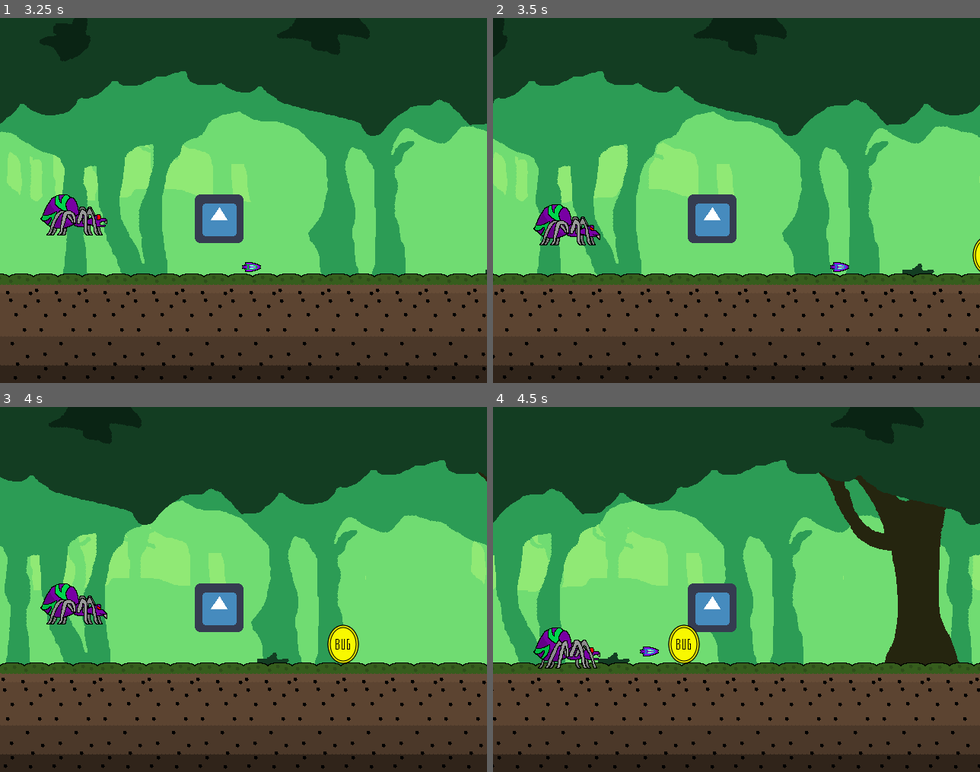
Above: before the commit, frames 1-4 (two rows, left to right).
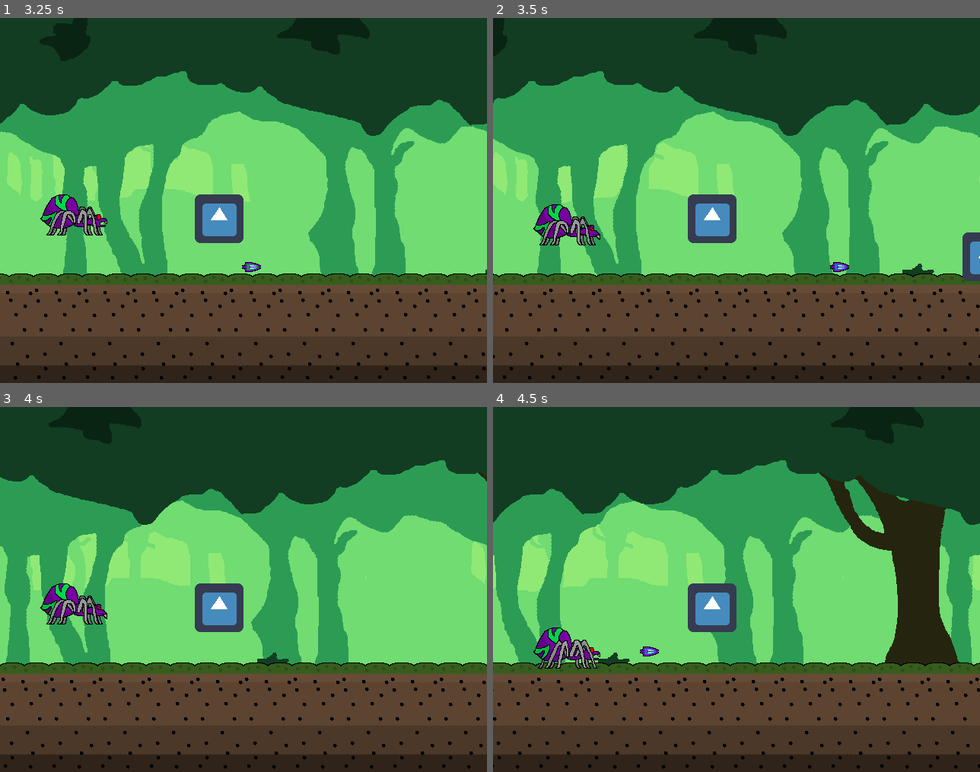
Above: after the commit, the same moments.

Repository: Gravedigger7789/spider-scramble
Game: Godot game, scene res://src/Level/Sandbox1.tscn
Two runs of this game, one before a commit and one after it. Both use one fixed random seed, a clock stepped at 60 frames per second and the inputs below. This scene is started directly instead of the project's main scene. The engine's default icon, where the game draws it, is replaced by a stand-in: a white triangle on a blue panel in a dark square.
Inputs:
- Up to frame 1 (3.25 s): tap Up (jump) at 0.6, 0.77, 1.07, 1.52, 1.55, 1.82, 2.1, 3.02, 3.05 s; tap Z (attack) at 1.35, 2.85 s
- Up to frame 2 (3.5 s): tap Up (jump) at 3.32 s
- Up to frame 3 (4 s): tap Up (jump) at 3.6, 3.77 s
- Up to frame 4 (4.5 s): tap Up (jump) at 4.07 s; tap Z (attack) at 4.35 s

Frame 1 is identical in both runs. In frame 2, 0.5% of the frame differs, in the area x 96-100%, y 58-73%; in frame 3, 0.6%; in frame 4, 0.6%, in the area x 35-43%, y 59-71%.

Commit message:
Added birb

Diff:
--- /dev/null
+++ b/src/Actors/Birb.gd
@@ -0,0 +1,45 @@
+extends KinematicBody2D
+
+const JUMP_SPEED := 550.0
+const TERMINAL_VELOCITY := 550.0
+const MAX_HEALTH := 3
+
+export var velocity := Vector2(-400, 0)
+export(float, 0, 30) var min_jump_time := 0.5
+export(float, 0, 30) var max_jump_time := 1.5
+
+onready var gravity: int = ProjectSettings.get_setting("physics/2d/default_gravity")
+onready var jump_timer: Timer = $JumpTimer
+onready var sprite: Sprite = $Sprite
+onready var size := Vector2(sprite.texture.get_width(), sprite.texture.get_height())
+
+func _ready() -> void:
+	randomize()
+	randomize_jump_time()
+
+
+func randomize_jump_time() -> void:
+	var random_jump_time := rand_range(min_jump_time, max_jump_time)
+	jump_timer.start(random_jump_time)
+
+
+func jump() -> void:
+	if is_on_floor():
+		velocity.y = -JUMP_SPEED
+
+
+func _physics_process(delta: float) -> void:
+	velocity.y += gravity * delta
+	velocity.y = min(TERMINAL_VELOCITY, velocity.y)
+	velocity = move_and_slide(velocity, Vector2.UP)
+
+
+func _on_JumpTimer_timeout() -> void:
+	jump()
+	randomize_jump_time()
+
+
+func _on_Area2D_body_entered(body):
+	if body is Player:
+		queue_free()
+		body.take_damage()
--- /dev/null
+++ b/src/Actors/Birb.tscn
@@ -0,0 +1,37 @@
+[gd_scene load_steps=5 format=2]
+
+[ext_resource path="res://icon.png" type="Texture" id=1]
+[ext_resource path="res://src/Actors/Birb.gd" type="Script" id=2]
+
+[sub_resource type="RectangleShape2D" id=1]
+extents = Vector2( 30, 30 )
+
+[sub_resource type="RectangleShape2D" id=2]
+extents = Vector2( 32, 32 )
+
+[node name="Birb" type="KinematicBody2D"]
+collision_layer = 2
+script = ExtResource( 2 )
+__meta__ = {
+"_edit_group_": true
+}
+
+[node name="Sprite" type="Sprite" parent="."]
+texture = ExtResource( 1 )
+
+[node name="CollisionShape2D" type="CollisionShape2D" parent="."]
+shape = SubResource( 1 )
+
+[node name="VisibilityNotifier2D" type="VisibilityNotifier2D" parent="."]
+rect = Rect2( -32, -32, 64, 64 )
+
+[node name="Area2D" type="Area2D" parent="."]
+
+[node name="CollisionShape2D" type="CollisionShape2D" parent="Area2D"]
+shape = SubResource( 2 )
+
+[node name="JumpTimer" type="Timer" parent="."]
+one_shot = true
+
+[connection signal="body_entered" from="Area2D" to="." method="_on_Area2D_body_entered"]
+[connection signal="timeout" from="JumpTimer" to="." method="_on_JumpTimer_timeout"]
--- a/src/Level/Sandbox1.tscn
+++ b/src/Level/Sandbox1.tscn
@@ -1,9 +1,13 @@
-[gd_scene load_steps=6 format=2]
+[gd_scene load_steps=10 format=2]
 
 [ext_resource path="res://icon.png" type="Texture" id=1]
 [ext_resource path="res://src/Actors/Player.tscn" type="PackedScene" id=2]
 [ext_resource path="res://src/Objects/ObstacleSpawner.tscn" type="PackedScene" id=3]
 [ext_resource path="res://src/Level/TreeBackground.tscn" type="PackedScene" id=4]
+[ext_resource path="res://src/Actors/Birb.tscn" type="PackedScene" id=5]
+[ext_resource path="res://src/Objects/Coin.tscn" type="PackedScene" id=6]
+[ext_resource path="res://src/Objects/Obstacle.tscn" type="PackedScene" id=7]
+[ext_resource path="res://src/Objects/Heart.tscn" type="PackedScene" id=8]
 
 [sub_resource type="RectangleShape2D" id=2]
 extents = Vector2( 32, 32 )
@@ -33,3 +37,4 @@
 
 [node name="ObstacleSpawner" parent="." instance=ExtResource( 3 )]
 position = Vector2( 768, 320 )
+obstacles = [ ExtResource( 7 ), ExtResource( 6 ), ExtResource( 8 ), ExtResource( 5 ) ]
--- a/src/Objects/ObstacleSpawner.gd
+++ b/src/Objects/ObstacleSpawner.gd
@@ -19,7 +19,7 @@
 
 func spawn_random_obstacle() -> void:
 	var random_index = randi() % obstacles.size()
-	var obstacle: Obstacle = obstacles[random_index].instance()
+	var obstacle = obstacles[random_index].instance()
 	get_parent().add_child(obstacle)
 	var floor_position = (
 		floor_raycast.get_collision_point() - (obstacle.size / 2)
